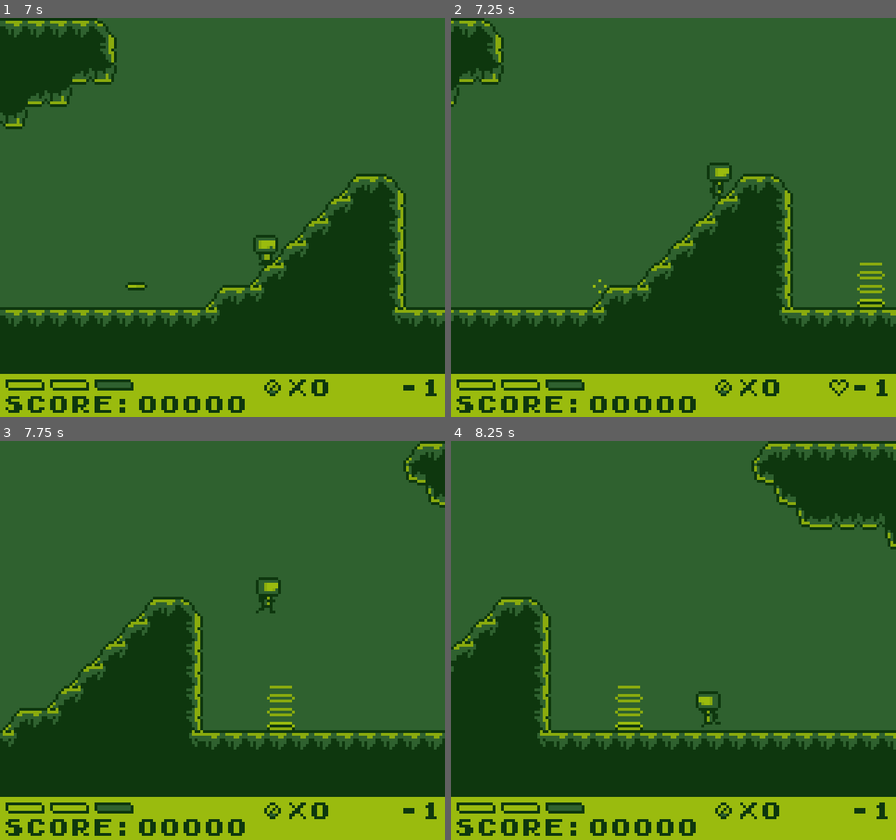
Above: before the commit, frames 1-4 (two rows, left to right).
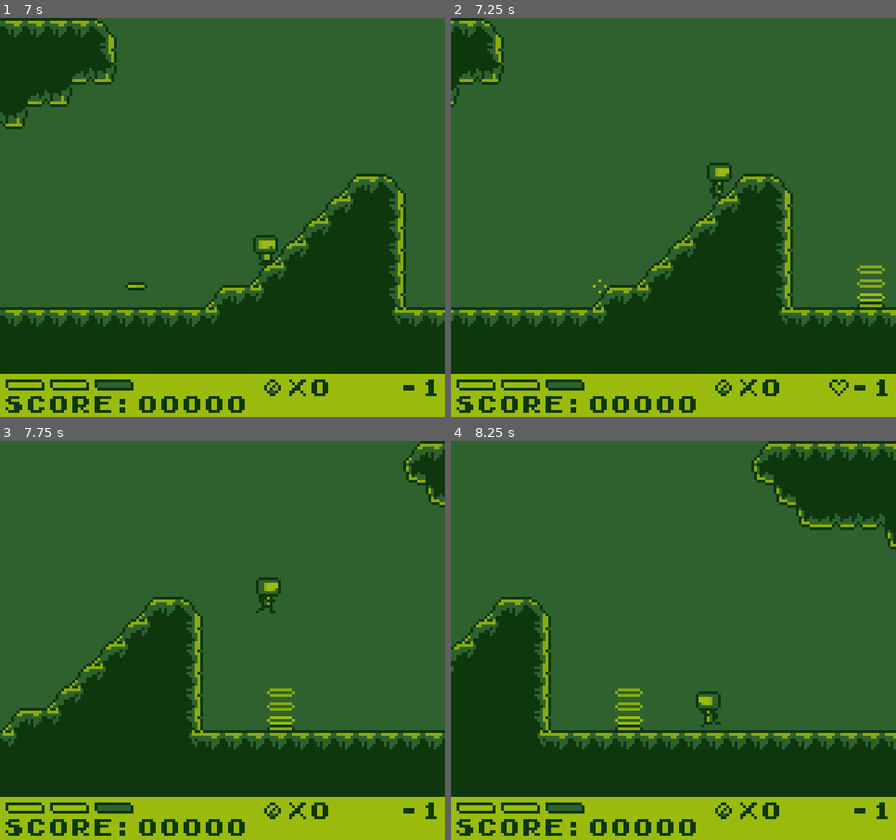
Above: after the commit, the same moments.

Repository: AlanRostem/TurboTrooper
Game: Godot game, scene res://scenes/main/Main.tscn
Same seed, same stepped clock (60 frames per second), same inputs: the game is played once before the commit and once after it. Sound files missing from this copy of the repository are replaced by a short silence.
Inputs:
- Up to frame 1 (7 s): hold D (move_right) 0.53-2.03 s; tap S (aim_down) at 0.6, 3.6, 6.6 s; tap Space (jump) at 0.77, 1.52, 3.02, 3.77, 4.52, 6.02, 6.77 s; tap W (aim_up) at 1.35, 4.35 s; hold A (move_left) 2.03-4.28 s; tap K (fire) at 2.1, 5.1 s; tap E (select) at 2.85, 5.85 s; hold D (move_right) from 4.28 s (still down)
- Up to frame 2 (7.25 s): keep holding D (move_right)
- Up to frame 3 (7.75 s): keep holding D (move_right); tap W (aim_up) at 7.35 s; tap Space (jump) at 7.52 s
- Up to frame 4 (8.25 s): release D (move_right) at 8.03 s; hold A (move_left) from 8.03 s (still down); tap K (fire) at 8.1 s

Frame 1 is identical in both runs. In frame 2, 0.3% of the frame differs, in the area x 91-98%, y 61-72%; in frame 3, 0.3%; in frame 4, 0.3%.

Commit message:
nice karli

Diff:
--- a/project/scenes/game/world/entity/entities/item/collectible_items/Scrap.gd
+++ b/project/scenes/game/world/entity/entities/item/collectible_items/Scrap.gd
@@ -2,6 +2,9 @@
 
 export(int) var amount_per_collect = 5
 
+export(AudioStream) var __collect_sound
+
 func _player_collected(player):
 	player.stats.add_scrap(amount_per_collect)
 	parent_world.show_hover_scrap_collected(amount_per_collect, position + Vector2.UP * 16)
+	parent_world.play_sound(__collect_sound, 0.02)
--- a/project/scenes/game/world/entity/entities/item/collectible_items/Scrap.tscn
+++ b/project/scenes/game/world/entity/entities/item/collectible_items/Scrap.tscn
@@ -1,12 +1,14 @@
-[gd_scene load_steps=4 format=2]
+[gd_scene load_steps=5 format=2]
 
 [ext_resource path="res://scenes/game/world/entity/entities/item/CollectibleItem.tscn" type="PackedScene" id=1]
 [ext_resource path="res://scenes/game/world/entity/entities/item/collectible_items/Scrap.gd" type="Script" id=2]
 [ext_resource path="res://assets/sprites/item/scrap/scrap_small.png" type="Texture" id=3]
+[ext_resource path="res://assets/audio/sfx/world/scrap/pick_up_scrap.wav" type="AudioStream" id=4]
 
 [node name="Scrap" instance=ExtResource( 1 )]
 script = ExtResource( 2 )
 amount_per_collect = 1
+__collect_sound = ExtResource( 4 )
 
 [node name="Sprite" type="Sprite" parent="." index="2"]
 position = Vector2( 0, -1 )
--- a/project/scenes/game/world/entity/entities/player/Player.tscn
+++ b/project/scenes/game/world/entity/entities/player/Player.tscn
@@ -20,6 +20,7 @@
 [ext_resource path="res://scenes/game/world/entity/entities/player/components/state_machine/PlayerEnterLevelState.gd" type="Script" id=18]
 [ext_resource path="res://scenes/game/world/entity/entities/player/components/state_machine/PlayerLeaveLevelState.gd" type="Script" id=19]
 [ext_resource path="res://scenes/game/world/entity/entities/player/components/state_machine/PlayerDeathState.gd" type="Script" id=20]
+[ext_resource path="res://assets/audio/sfx/player/player_take_damage.wav" type="AudioStream" id=21]
 
 [sub_resource type="RectangleShape2D" id=1]
 extents = Vector2( 6, 2 )
@@ -137,6 +138,9 @@
 wait_time = 2.2
 one_shot = true
 
+[node name="DamageSound" type="AudioStreamPlayer" parent="PlayerStats" index="2"]
+stream = ExtResource( 21 )
+
 [node name="PlayerSprite" type="AnimatedSprite" parent="." index="10"]
 material = ExtResource( 14 )
 use_parent_material = true
--- a/project/scenes/game/world/entity/entities/player/PlayerStats.gd
+++ b/project/scenes/game/world/entity/entities/player/PlayerStats.gd
@@ -41,6 +41,8 @@
 onready var __player = get_parent()
 onready var __rush_energy_recharge_timer = $RushEnergyRechargeTimer
 onready var __rush_energy_recharge_starting_delay_timer = $RushEnergyRechargeStartingDelayTimer
+onready var __damage_sound = $DamageSound
+
 
 func _ready():
 	if test_weapon_scene != null:
@@ -154,6 +156,7 @@
 		__player.become_invincible()
 	else:
 		__player.start_invinvibility_sequence()
+		__damage_sound.play()
 
 func add_one_health():
 	set_health(__data["life"] + 1)
--- a/project/scenes/game/world/environment/LaunchPad.gd
+++ b/project/scenes/game/world/environment/LaunchPad.gd
@@ -2,5 +2,8 @@
 
 const MAX_LAUNCH_SPEED = 230
 
+onready var __eject_sound = $EjectSound
+
 func _on_LaunchPad_body_entered(player):
 	player.set_velocity_y(-MAX_LAUNCH_SPEED)
+	__eject_sound.play()
--- a/project/scenes/game/world/environment/LaunchPad.tscn
+++ b/project/scenes/game/world/environment/LaunchPad.tscn
@@ -1,7 +1,8 @@
-[gd_scene load_steps=10 format=2]
+[gd_scene load_steps=11 format=2]
 
 [ext_resource path="res://scenes/game/world/environment/LaunchPad.gd" type="Script" id=1]
 [ext_resource path="res://assets/sprites/prop/launch_pad.png" type="Texture" id=2]
+[ext_resource path="res://assets/audio/sfx/world/launch_pad/launch_pad_eject.wav" type="AudioStream" id=3]
 
 [sub_resource type="AtlasTexture" id=1]
 atlas = ExtResource( 2 )
@@ -41,10 +42,14 @@
 
 [node name="AnimatedSprite" type="AnimatedSprite" parent="."]
 frames = SubResource( 6 )
+frame = 2
 playing = true
 
 [node name="CollisionShape2D" type="CollisionShape2D" parent="."]
 position = Vector2( 0, 3 )
 shape = SubResource( 7 )
 
+[node name="EjectSound" type="AudioStreamPlayer" parent="."]
+stream = ExtResource( 3 )
+
 [connection signal="body_entered" from="." to="." method="_on_LaunchPad_body_entered"]
Not shown, added: project/assets/audio/sfx/player/player_take_damage.wav.import
Not shown, added: project/assets/audio/sfx/world/launch_pad/launch_pad_eject.wav.import
Not shown, added: project/assets/audio/sfx/world/scrap/pick_up_scrap.wav.import
Not shown: 1 places in project/scenes/game/world/entity/entities/player/Player.tscn that only renumber resources
